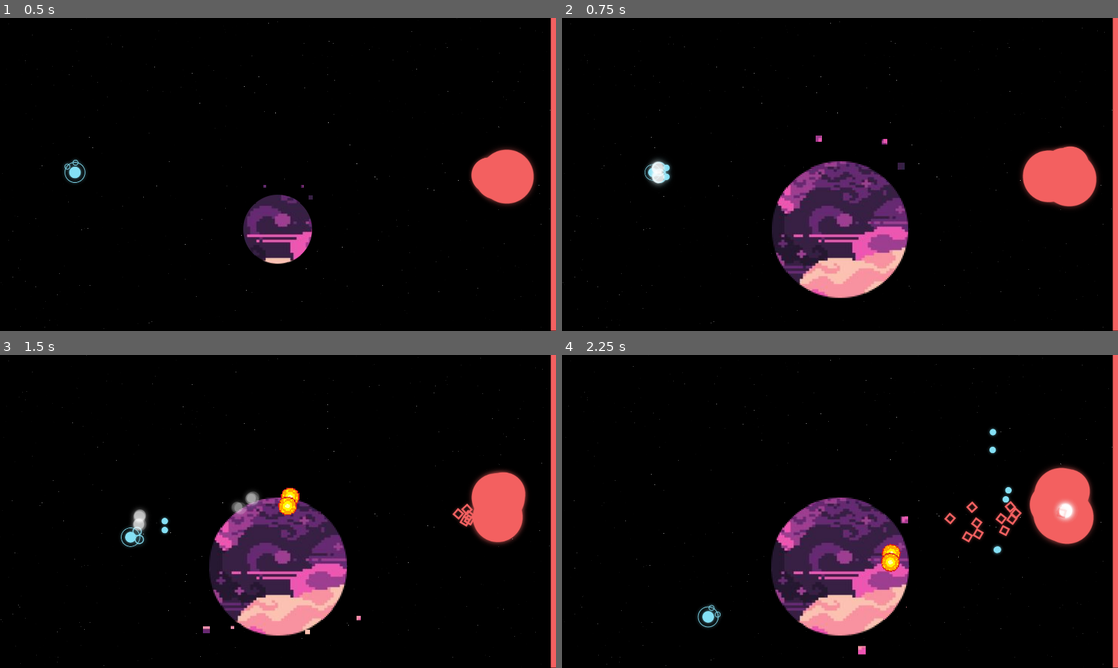
Above: before the commit, frames 1-4 (two rows, left to right).
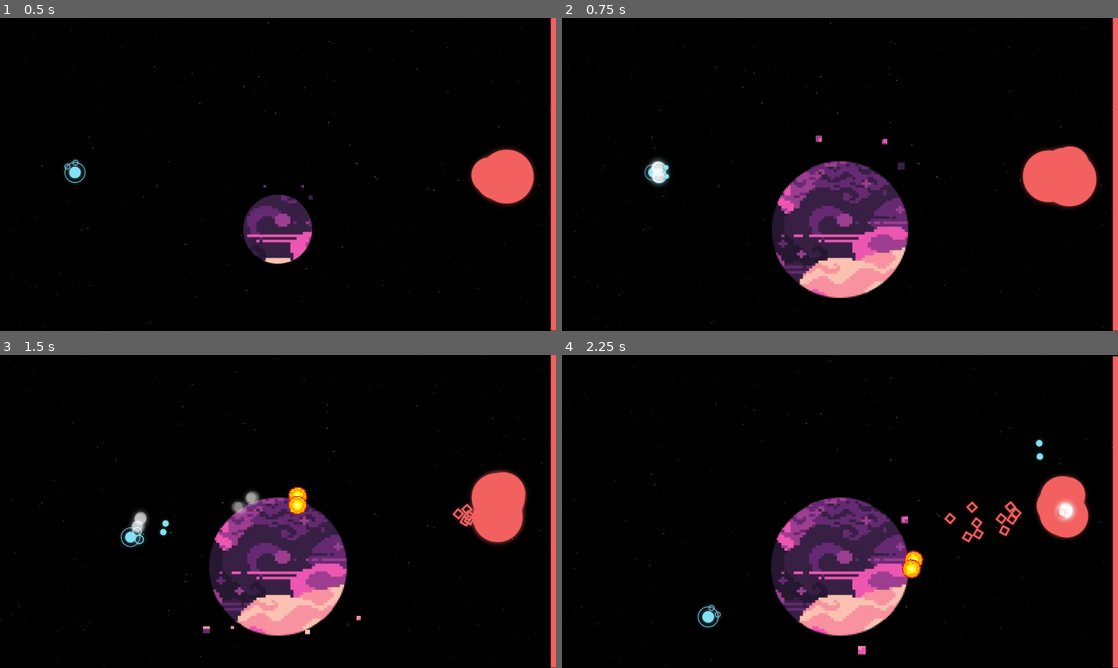
Above: after the commit, the same moments.

Repository: SAM2WOW/ProjectDanmaku
Game: Godot game, scene res://scenes/Main.tscn
Same seed, same stepped clock (60 frames per second), same inputs: the game is played once before the commit and once after it. The engine's default icon, where the game draws it, is replaced by a stand-in: a white triangle on a blue panel in a dark square.
Inputs (mouse positions are in pixels of both pictures, inside the frame that each line leads up to):
- Up to frame 1 (0.5 s): no input
- Up to frame 2 (0.75 s): tap Enter at 0.5 s; move the mouse to (962, 158) at 0.52 s; hold D (move_right) from 0.53 s (still down); hold Shift (holding_shift) from 0.53 s (still down); click (962, 158) at 0.67 s
- Up to frame 3 (1.5 s): move the mouse to (166, 527) at 1.27 s; release D (move_right) at 1.28 s; release Shift (holding_shift) at 1.28 s; hold S (move_down) from 1.28 s (still down); click (166, 527) at 1.35 s
- Up to frame 4 (2.25 s): move the mouse to (895, 442) at 2.02 s; release S (move_down) at 2.03 s; hold D (move_right) from 2.03 s (still down); hold Shift (holding_shift) from 2.03 s (still down)

Frame 1 is identical in both runs. In frame 2, less than 0.1% of the frame differs, in the area x 16-20%, y 45-53%; in frame 3, 0.5%; in frame 4, 1.9%, in the area x 57-100%, y 0-72%.

Commit message:
fix verse transitions

Diff:
--- a/objects/characters/Boss.gd
+++ b/objects/characters/Boss.gd
@@ -5,6 +5,17 @@
 var attack_pattern = 0;
 var fire_rate = 1;
 var rng = RandomNumberGenerator.new();
+
+var hp = 0.0;
+
+# movement
+var move_to_pos = Vector2();
+var move_to_dir = Vector2();
+var pos_offset = 200;
+var move_speed = 100;
+var dest_offset = 10;
+var moving = false;
+
 onready var fire_timer = get_node("FireTimer");
 
 var transbullet_state = false
@@ -19,6 +30,19 @@
 func _ready():
 	Global.boss = self;
 	attack_pattern = rng.randi()%2;
+
+func _physics_process(delta):
+	if moving:
+		var pos = get_global_position();
+		move_and_slide(move_to_dir * move_speed, Vector2.UP);
+		if (
+			pos.x < move_to_pos.x+dest_offset && pos.x > move_to_pos.x-dest_offset
+			&& pos.y < move_to_pos.y+dest_offset && pos.y > move_to_pos.y-dest_offset
+		):
+			moving = false;
+			$MovementTimer.start();
+
+
 
 func damage(amount):
 	print("Boss have been damaged %d" % amount)
@@ -32,8 +56,6 @@
 	Global.camera.shake(0.2, 6, 3)
 
 func _on_Verse_Jump(verse):
-	if style == verse:
-		return
 	style = verse
 
 	get_node("Style%d" % style).show()
@@ -117,6 +139,7 @@
 	match attack_pattern:
 		0:
 			var num_waves = 4; var wave_interval = 0.3; var offset_inc = 10;
+
 			var b_speed = Global.boss_bullet_properties[style]["speed"];
 			# instantiate the bullets
 			# set the bullets properties to the one of the style
@@ -295,3 +318,19 @@
 		get_parent().add_child(b);
 		bullets.append(b);
 	return bullets;
+
+
+func _on_MovementTimer_timeout():
+	rng.randomize();
+	var pos_limit = Vector2(
+		(Global.window_width-pos_offset)/2,
+		(Global.window_height-pos_offset)/2
+	)
+	var rand_pos = Vector2(
+		rng.randi_range(-pos_limit.x, pos_limit.x),
+		rng.randi_range(-pos_limit.y, pos_limit.y)
+	);
+	print("timer done");
+	moving = true;
+	move_to_pos = rand_pos;
+	move_to_dir = get_global_position().direction_to(move_to_pos);
--- a/objects/characters/Boss.tscn
+++ b/objects/characters/Boss.tscn
@@ -85,7 +85,7 @@
 position = Vector2( 1, -2 )
 scale = Vector2( 4, 4 )
 frames = SubResource( 18 )
-frame = 5
+frame = 7
 playing = true
 
 [node name="Style2" type="Node2D" parent="."]
@@ -111,4 +111,10 @@
 one_shot = true
 autostart = true
 
+[node name="MovementTimer" type="Timer" parent="."]
+wait_time = 8.0
+one_shot = true
+autostart = true
+
 [connection signal="timeout" from="FireTimer" to="." method="_on_FireTimer_timeout"]
+[connection signal="timeout" from="MovementTimer" to="." method="_on_MovementTimer_timeout"]
--- a/objects/characters/Player.gd
+++ b/objects/characters/Player.gd
@@ -10,7 +10,7 @@
 
 # var shooting = false;
 
-var max_health = 10000;
+var max_health = 100;
 var health = max_health;
 var health_regen_speed = 8
 
@@ -92,7 +92,6 @@
 		var keyPressed = event.scancode
 		if keyPressed in [48,49,50,51]:
 			var new_style = keyPressed - 48
-			Global.prev_style = Global.current_style
 			Global.current_style = new_style
 			for node in get_tree().get_nodes_in_group('style'):
 				node._on_Verse_Jump(new_style)
@@ -152,35 +151,37 @@
 
 func init_minimal_bullets():
 	var shotLocations = [Global.player];
-	shotLocations = Global.player.get_tree().get_nodes_in_group("shots")
+	shotLocations = get_tree().get_nodes_in_group('shots')
 	for shot in shotLocations:
 		var b = bullet.instance()
+		get_parent().add_child(b);
+
 		var dir = get_global_position().direction_to(get_global_mouse_position());
 		b.init_bullet(shot.get_global_position(), dir, style);
 		b.set_linear_velocity(dir*Global.player_bullet_properties[style]["speed"]);
 
-		get_parent().add_child(b);
 
 func init_pixel_bullets():
 	var b = bullet.instance();
+	get_parent().add_child(b)
+
 	var dir = get_global_position().direction_to(get_global_mouse_position());
 	b.init_bullet(get_global_position(), dir, style);
 	b.set_detonate(get_global_mouse_position());
 	b.set_linear_velocity(dir*Global.player_bullet_properties[style]["speed"]);
 
-	get_parent().add_child(b)
 
 func init_3d_bullets():
 	var charge = holdTime / maxHoldTime;
 	if (charge > 1.0): charge = 1.0;
 
 	var b = bullet.instance();
+	get_parent().add_child(b)
 	b.charge = charge;
 	var dir = get_global_position().direction_to(get_global_mouse_position());
 	b.init_bullet(get_global_position(), dir, style);
 	b.set_linear_velocity(dir*Global.player_bullet_properties[style]["speed"]);
 
-	get_parent().add_child(b)
 
 func init_collage_bullets():
 	var dir = get_global_position().direction_to(get_global_mouse_position());
@@ -210,6 +211,8 @@
 	var odd = (num%2 != 0);
 	for i in num:
 		var b = bullet.instance();
+		get_parent().add_child(b);
+
 		var new_deg = 0.0;
 		if !odd:
 			new_deg = (i-(num*0.5)+0.5)*deg;
@@ -226,6 +229,5 @@
 		b.set_linear_velocity(new_dir*speed);
 		b.damage = Global.player_bullet_properties[_style]["damage"];
 
-		get_parent().add_child(b);
 		bullets.append(b);
 	return bullets;
--- a/objects/characters/Player.tscn
+++ b/objects/characters/Player.tscn
@@ -97,6 +97,14 @@
 position = Vector2( 30, 16 )
 texture = ExtResource( 11 )
 
+[node name="FiringPositions" type="Node2D" parent="Style0/Icon"]
+
+[node name="LeftShot" type="Node2D" parent="Style0/Icon/FiringPositions" groups=["shots"]]
+position = Vector2( 30, -15 )
+
+[node name="RightShot" type="Node2D" parent="Style0/Icon/FiringPositions" groups=["shots"]]
+position = Vector2( 30, 16 )
+
 [node name="TransEffect" type="CPUParticles2D" parent="Style0"]
 z_index = -1
 emitting = false
@@ -130,7 +138,6 @@
 position = Vector2( 0, -5 )
 scale = Vector2( 3, 3 )
 frames = SubResource( 8 )
-frame = 3
 speed_scale = 2.0
 playing = true
 script = ExtResource( 4 )
@@ -228,14 +235,6 @@
 [node name="CollisionShape2D" type="CollisionShape2D" parent="."]
 shape = SubResource( 1 )
 
-[node name="FiringPositions" type="Node2D" parent="."]
-
-[node name="LeftShot" type="Node2D" parent="FiringPositions" groups=["shots"]]
-position = Vector2( 30, -15 )
-
-[node name="RightShot" type="Node2D" parent="FiringPositions" groups=["shots"]]
-position = Vector2( 30, 16 )
-
 [node name="FireTimer" type="Timer" parent="."]
 wait_time = 0.2
 one_shot = true
--- a/objects/system/portal.gd
+++ b/objects/system/portal.gd
@@ -20,6 +20,7 @@
 		tween.tween_property(self, "scale", Vector2(1, 1), 1)
 	else:
 		verse_jump_explode()
+	print(style)
 
 func self_destroy():
 	global_cleanup()
@@ -46,21 +47,26 @@
 
 func verse_jump_end():
 	Global.background._on_Verse_Jump(style)
+	Global.current_style = style;
 	queue_free()
 
 func _on_Area2D_body_entered(body):
 	if not exploding:
 		if style == body.style:
 			 return;
+		if body.has_method('_on_Verse_Exit'):
+			# exit the current verse, and enter the new style
+			body._on_Verse_Exit(body.style, style)
 		if body.has_method('_on_Verse_Jump'):
+			# jump to the verse style
 			body._on_Verse_Jump(style)
 
 
 func _on_Area2D_body_exited(body):
-	if !is_instance_valid(body): return;
+	# current_style is the style of the world
 	if not exploding:
-#		if (style == Global.current_style):
-#			return;
+		if (body.style == Global.current_style):
+			return;
 		if body.has_method('_on_Verse_Jump'):
 			body._on_Verse_Jump(Global.current_style)
 		if body.has_method('_on_Verse_Exit'):
--- a/objects/weapons/BasicBullet.gd
+++ b/objects/weapons/BasicBullet.gd
@@ -64,7 +64,7 @@
 
 
 func _on_Verse_Jump(verse):
-	style = verse
+	style = verse;
 	show_verse_style(verse);
 	match verse:
 		# into minimal; bullets get faster
@@ -91,7 +91,6 @@
 			pass
 
 func _on_Verse_Exit(verse, new_verse):
-	style = new_verse;
 	match verse:
 		# on leaving minimal verse, nothing
 		0:
@@ -197,7 +196,7 @@
 			return;
 	# for some reason is verse jumping when this happens?????
 	if (detonate_at_speed):
-		# return;
+		return;
 		linear_velocity *= 0.99;
 		if (curr_vel <= 100.0):
 			detonate_at_speed = false;
--- a/objects/weapons/BasicBullet.tscn
+++ b/objects/weapons/BasicBullet.tscn
@@ -56,6 +56,7 @@
 [node name="Polygon2D" type="AnimatedSprite" parent="Style1"]
 scale = Vector2( 4, 4 )
 frames = SubResource( 7 )
+frame = 1
 playing = true
 
 [node name="Style2" type="Node2D" parent="."]
--- a/objects/weapons/PlayerBullet.gd
+++ b/objects/weapons/PlayerBullet.gd
@@ -122,7 +122,7 @@
 # verse enter function
 func _on_Verse_Jump(verse):
 	style = verse
-	show_verse_style(style)
+	show_verse_style(verse)
 	damage = Global.player_bullet_properties[verse]["damage"];
 
 	match verse:
@@ -151,15 +151,16 @@
 			pass
 
 # verse exit function
-func _on_Verse_Exit(verse, new_verse):
+func _on_Verse_Exit(prev_verse, new_verse):
 	damage = Global.player_bullet_properties[new_verse]["damage"];
-	match verse:
-		# on exiting minimal, bullets go faster
+	match prev_verse:
+		# on exiting minimal, bullets go faster but a lot weaker
 		0:
+			damage *= 0.7;
 			linear_velocity *= 1.2;
 		# on exiting pixel, bullet splits into 3
 		1:
-			var bullets = Global.player.fire_spread(3, 25, curr_vel, dir, get_global_position(), new_verse);
+			var bullets = Global.player.fire_spread(3, 15, curr_vel, dir, get_global_position(), new_verse);
 			for b in bullets:
 				if new_verse == 2:
 					b.damage = b.damage*charge/2.0;
--- a/objects/weapons/PlayerBullet.tscn
+++ b/objects/weapons/PlayerBullet.tscn
@@ -56,7 +56,7 @@
 [node name="AnimatedSprite" type="AnimatedSprite" parent="Style1"]
 scale = Vector2( 4, 4 )
 frames = SubResource( 5 )
-frame = 1
+frame = 2
 playing = true
 
 [node name="Style2" type="Node2D" parent="."]
--- a/scripts/Console.gd
+++ b/scripts/Console.gd
@@ -22,7 +22,6 @@
 		print("You Win")
 
 		get_tree().reload_current_scene()
-		Global.prev_style = Global.initial_style
 		Global.current_style = Global.initial_style
 
 
--- a/scripts/Global.gd
+++ b/scripts/Global.gd
@@ -10,7 +10,6 @@
 
 var initial_style = 0
 var total_style = 4
-var prev_style = initial_style
 var current_style = initial_style
 
 var window_width = ProjectSettings.get_setting("display/window/size/width");
